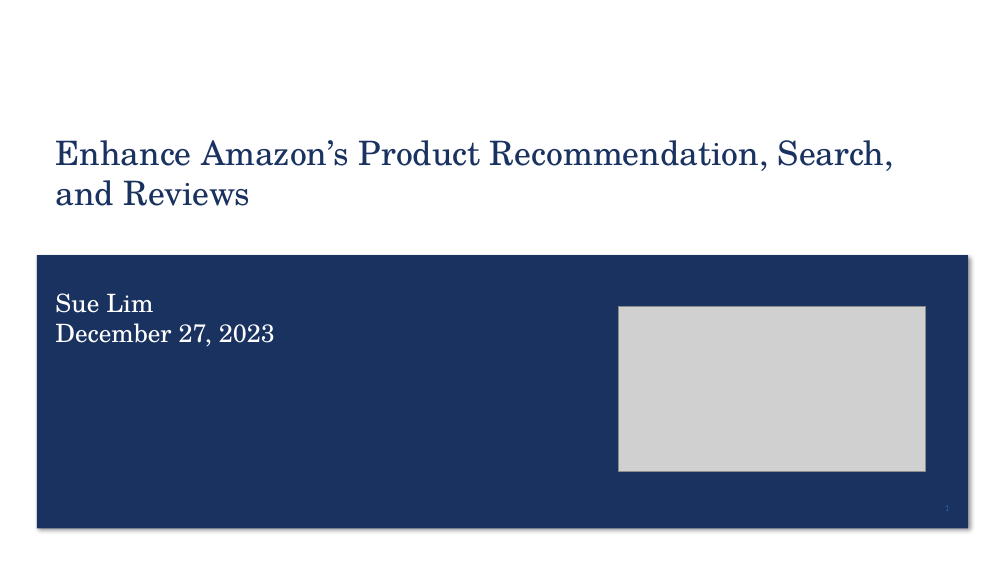
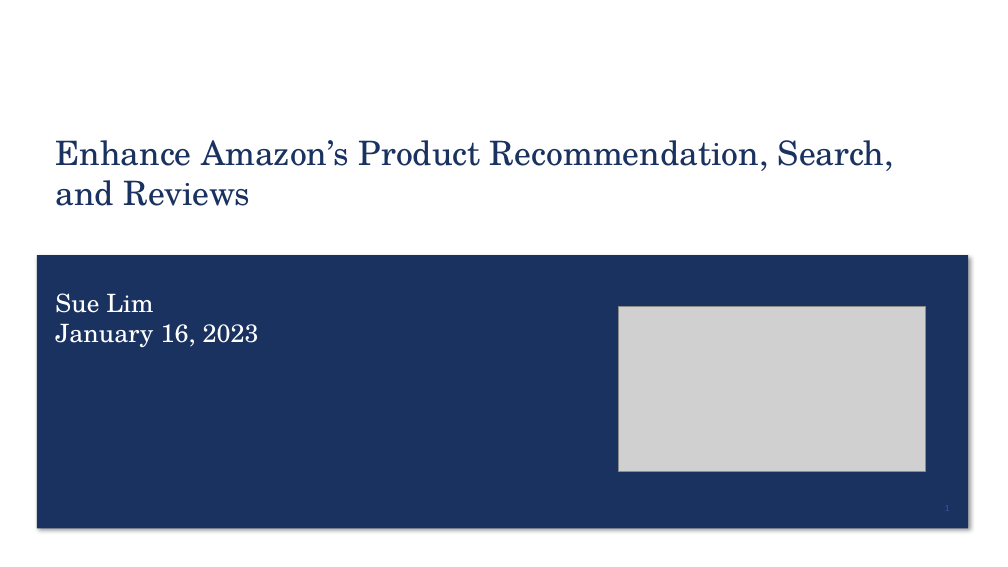
Before and after one commit to suesuyeonlim/final_project, a slide deck: slide 1 of Presentation.pptx. Drawn at 1008x567 pixels with LibreOffice and Linux fonts; fonts in the diff are those of the drawing; grey boxes stand for pictures. Boxes give left, top, right and bottom in pixels: in the first picture for what was removed or moved away, otherwise in the second. Text is boxed around its words. In the diff, an @@ line names an element or a change of style, - is before the commit and + after.

```diff
--- a/Presentation.pptx
+++ b/Presentation.pptx
@@ text at bbox=[55, 323, 259, 347]: text changed @@
-December 27, 2023
+January 16, 2023
```
Also in this commit, not shown: 9 other slides changed, 3 slides added.
